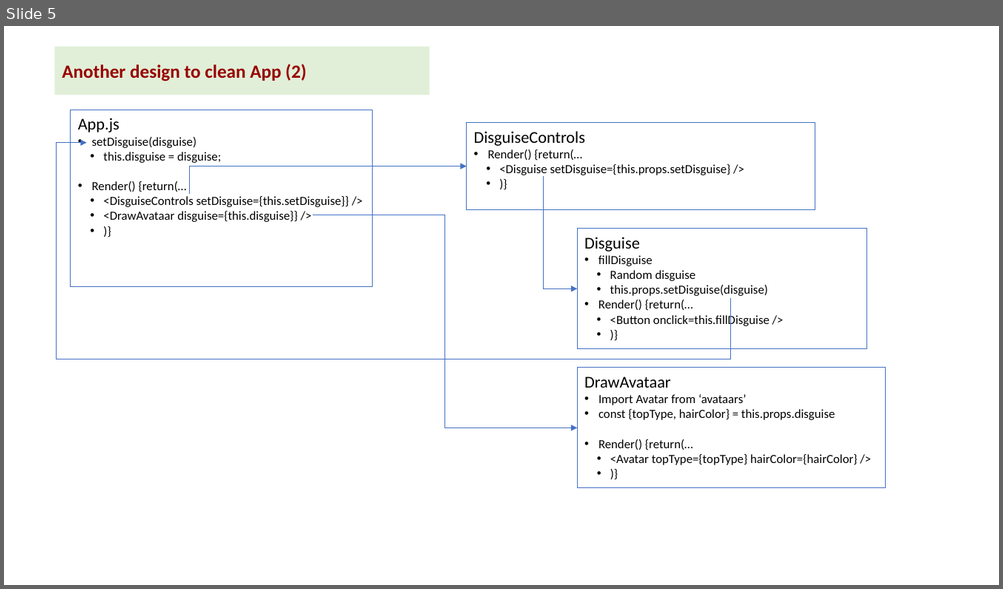
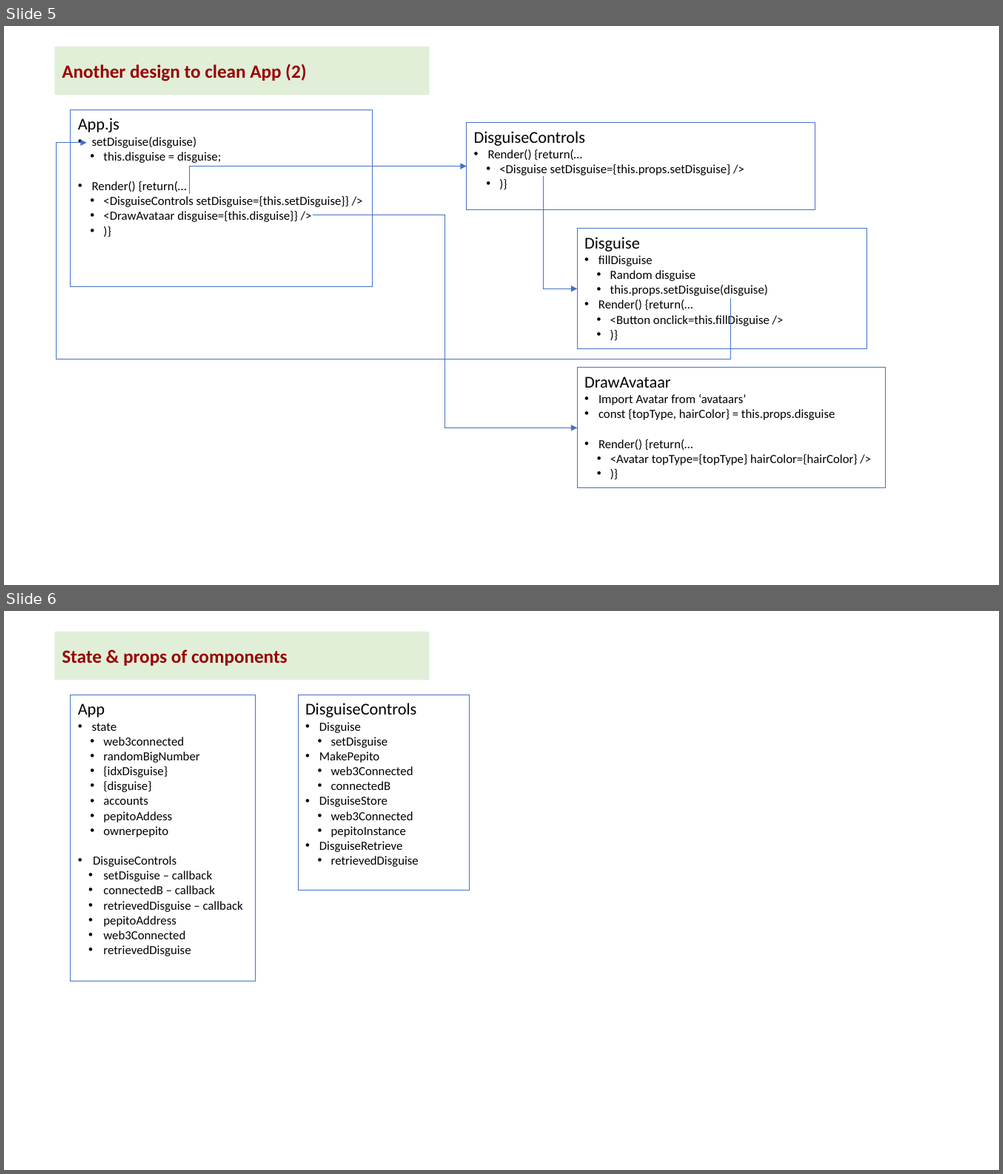
Before and after one commit to kvutien/Project-Machu-Picchu-2020, a slide deck: Pepito/Final Project Design.pptx. Shown one above the other, each under a label of ours: slide 5 before the commit, slides 5 and 6 after it. The pictures are 1003x589 and 1003x1174 pixels, drawn with LibreOffice and Linux fonts; fonts in the diff are those of the drawing. Boxes give left, top, right and bottom in pixels: in the first picture for what was removed or moved away, otherwise in the second. Text is boxed around its words. In the diff, an @@ line names an element or a change of style, - is before the commit and + after.

```diff
--- a/Pepito/Final Project Design.pptx
+++ b/Pepito/Final Project Design.pptx
@@ slide 6 added at box(4, 611, 999, 1170), background #FFFFFF @@
@@ rectangle added at box(55, 631, 430, 680), fill #E1EFD8, 18 pt, text #980000, bold @@
+State & props of components
@@ rectangle added at box(71, 695, 256, 982), outline #4472C4 0.75 pt, 12 pt, text #000000 @@
+App
+• state
+  • web3connected
+  • randomBigNumber
+  • {idxDisguise}
+  • {disguise}
+  • accounts
+  • pepitoAddess
+  • ownerpepito
+• DisguiseControls
+  • setDisguise – callback
+  • connectedB – callback
+  • retrievedDisguise – callback
+  • pepitoAddress
+  • web3Connected
+  • retrievedDisguise
@@ rectangle added at box(298, 695, 469, 891), outline #4472C4 0.75 pt, 12 pt, text #000000 @@
+DisguiseControls
+• Disguise
+  • setDisguise
+• MakePepito
+• web3Connected
+• connectedB
+• DisguiseStore
+  • web3Connected
+  • pepitoInstance
+• DisguiseRetrieve
+  • retrievedDisguise
```
Also in this commit, not shown: 7 slides removed, 7 other files.
